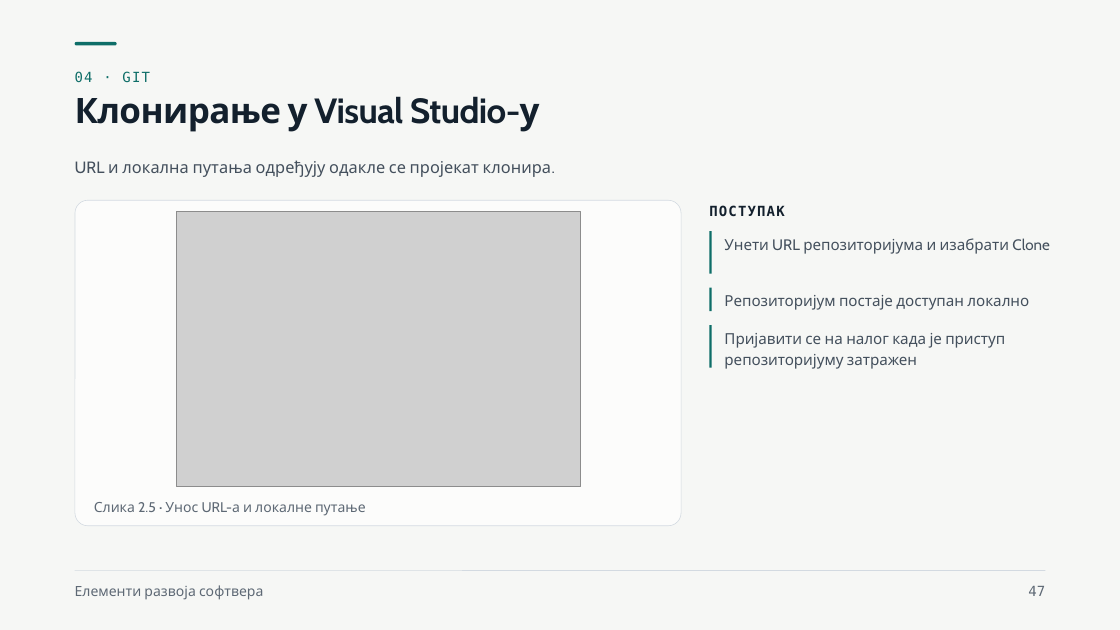
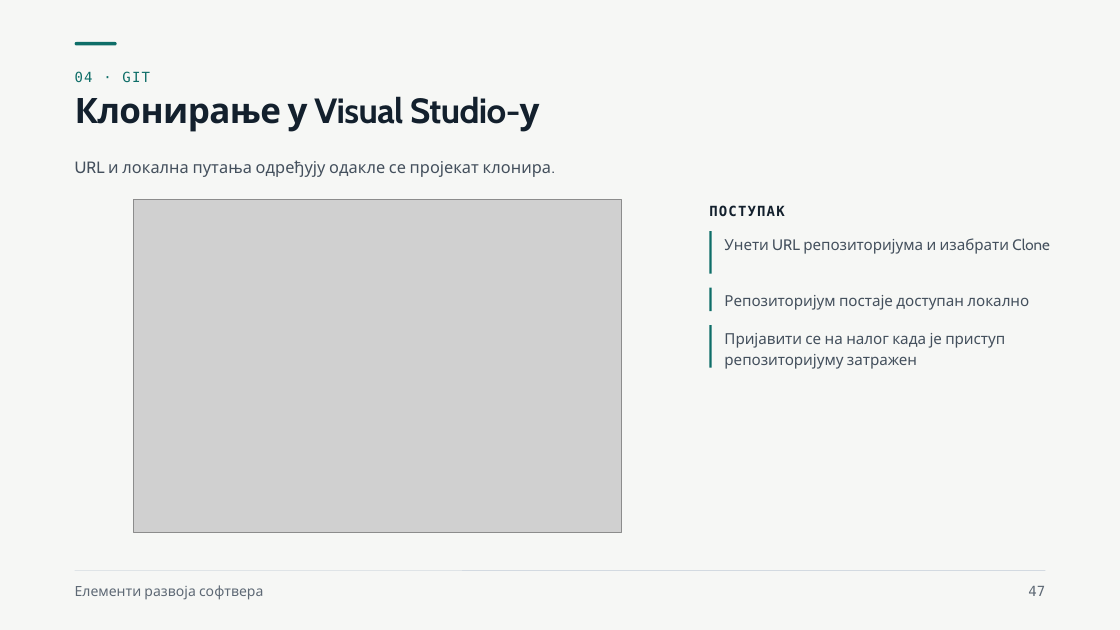
Before and after one commit to owlCoder/ftn-nastavni-materijali, a slide deck: slide 47 of Elementi razvoja softvera (ERS)/Nastavni materijali/01 Zahtevi, backlog i Git/Zahtevi, backlog i Git.pptx. Drawn at 1120x630 pixels with LibreOffice and Linux fonts; fonts in the diff are those of the drawing; grey boxes stand for pictures. Boxes give left, top, right and bottom in pixels: in the first picture for what was removed or moved away, otherwise in the second. Text is boxed around its words. In the diff, an @@ line names an element or a change of style, - is before the commit and + after.

```diff
--- a/Elementi razvoja softvera (ERS)/Nastavni materijali/01 Zahtevi, backlog i Git/Zahtevi, backlog i Git.pptx
+++ b/Elementi razvoja softvera (ERS)/Nastavni materijali/01 Zahtevi, backlog i Git/Zahtevi, backlog i Git.pptx
@@ rounded rectangle removed at (x1=75, y1=200, x2=681, y2=526) @@
@@ picture resized from (x1=176, y1=212, x2=581, y2=487) to (x1=134, y1=200, x2=622, y2=533) @@
@@ text removed at (x1=94, y1=502, x2=366, y2=516) @@
-Слика 2.5 · Унос URL-а и локалне путање
```
Also in this commit, not shown: 9 other slides changed, 1 other file.
